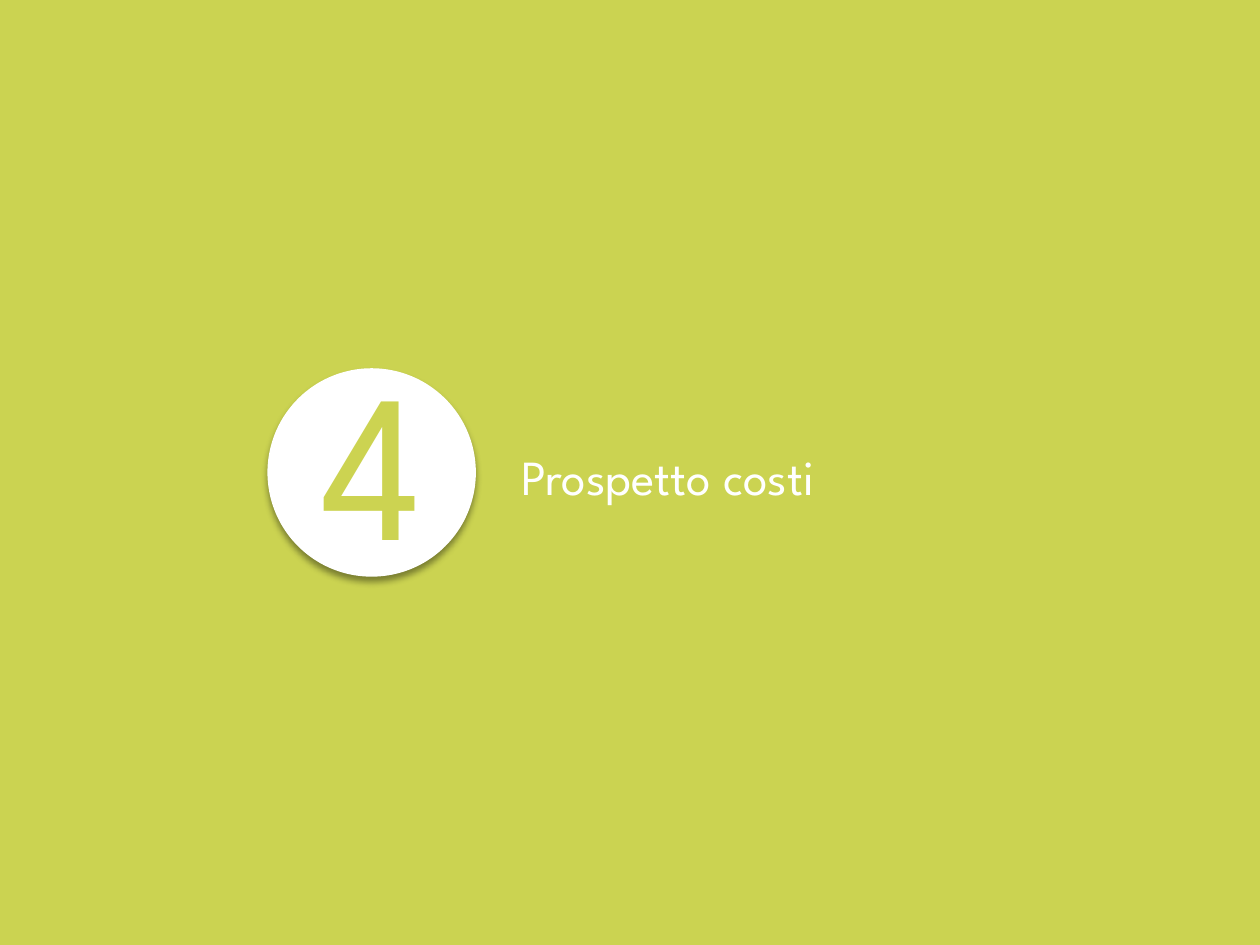
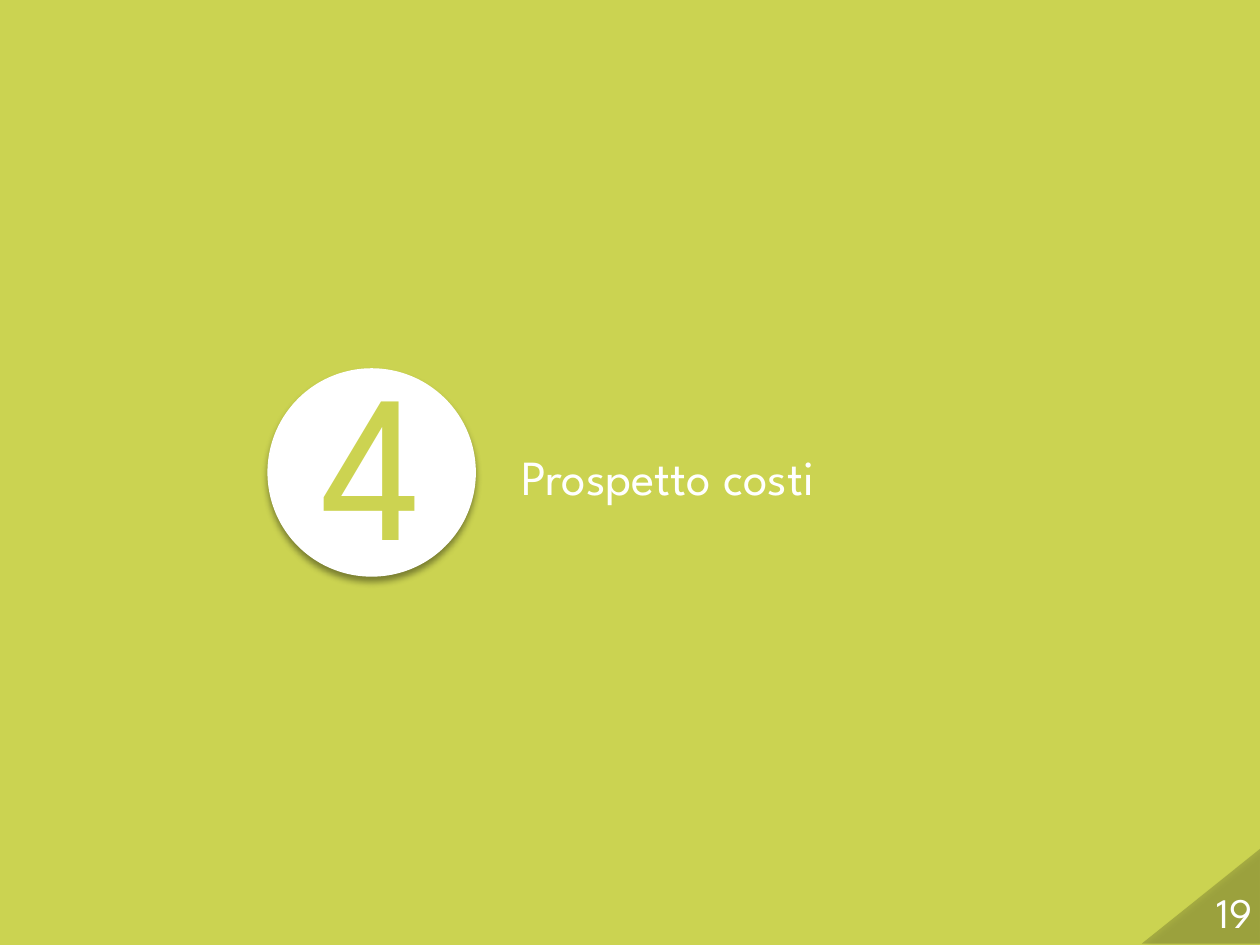
Before and after one commit to Italiaracerx/progettoSWE, a slide deck: slide 19 of Presentazione/Presentazione 26-01-2018.pptx. Drawn at 1260x945 pixels with LibreOffice and Linux fonts; fonts in the diff are those of the drawing. Boxes give left, top, right and bottom in pixels: in the first picture for what was removed or moved away, otherwise in the second. Text is boxed around its words. In the diff, an @@ line names an element or a change of style, - is before the commit and + after.

```diff
--- a/Presentazione/Presentazione 26-01-2018.pptx
+++ b/Presentazione/Presentazione 26-01-2018.pptx
@@ triangle added at (1142,847,1260,944), fill #000000 at 18% opacity @@
@@ page number added at (1216,900,1252,928), 24 pt, text #FFFFFF @@
+19
```
Also in this commit, not shown: 25 other slides changed.
